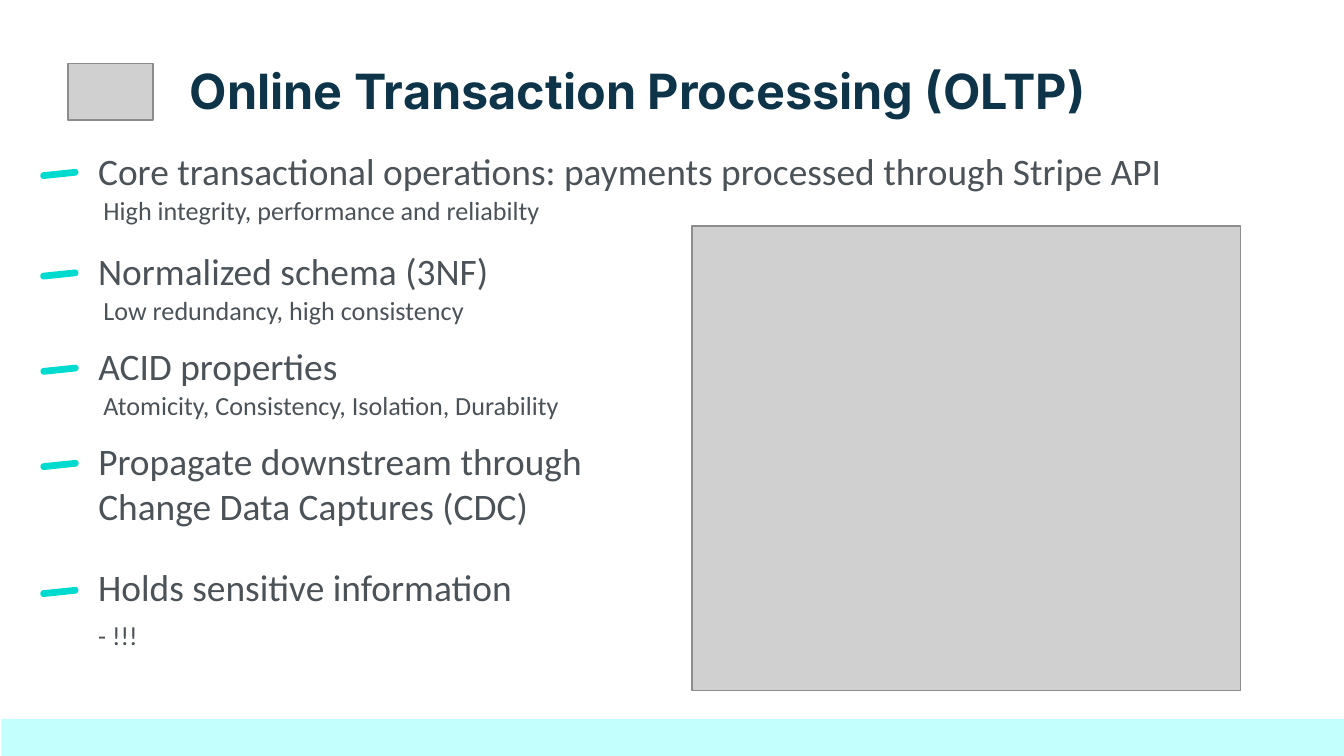
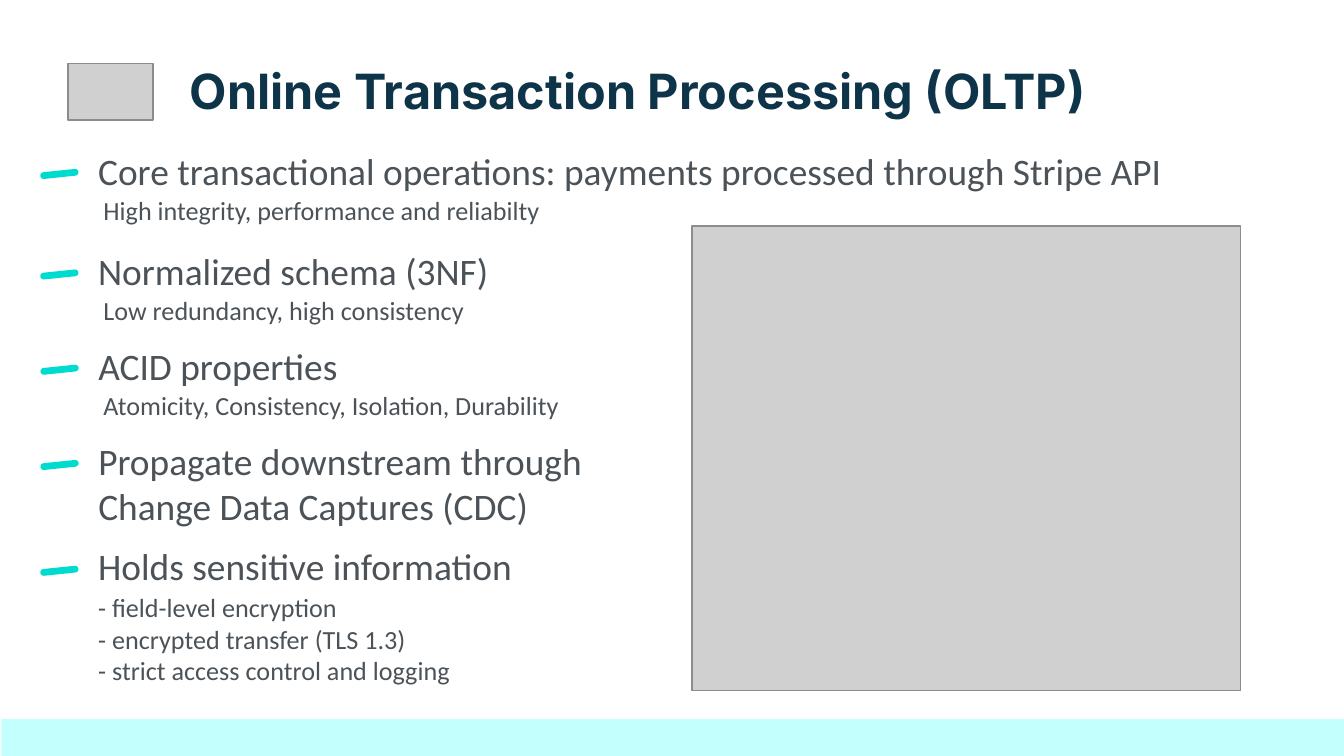
Before and after one commit to netesf13d/jedha-projects, a slide deck: slide 5 of 2-03-Stripe_Business_Case/presentation/Presentation - 2-03 - Stripe Business Case.odp. Drawn at 1344x756 pixels with LibreOffice and Linux fonts; fonts in the diff are those of the drawing; grey boxes stand for pictures. Boxes give left, top, right and bottom in pixels: in the first picture for what was removed or moved away, otherwise in the second. Text is boxed around its words. In the diff, an @@ line names an element or a change of style, - is before the commit and + after.

Commit message:
work on 2-03 Stripe

```diff
--- a/2-03-Stripe_Business_Case/presentation/Presentation - 2-03 - Stripe Business Case.odp
+++ b/2-03-Stripe_Business_Case/presentation/Presentation - 2-03 - Stripe Business Case.odp
@@ title "Holds sensitive information" moved from (x1=98, y1=575, x2=512, y2=602) to (x1=98, y1=554, x2=512, y2=581) @@
@@ rounded rectangle moved from (x1=40, y1=587, x2=80, y2=597) to (x1=40, y1=565, x2=80, y2=576) @@
@@ title added at (x1=112, y1=599, x2=450, y2=685), 14 pt, text #4B5258 @@
+- field-level encryption
+- encrypted transfer (TLS 1.3)
+- strict access control and logging
@@ title removed at (x1=85, y1=606, x2=452, y2=679) @@
-- !!!
```
Also in this commit, not shown: 2 other slides changed, 2 slides added, 7 slides removed, 4 other files.
